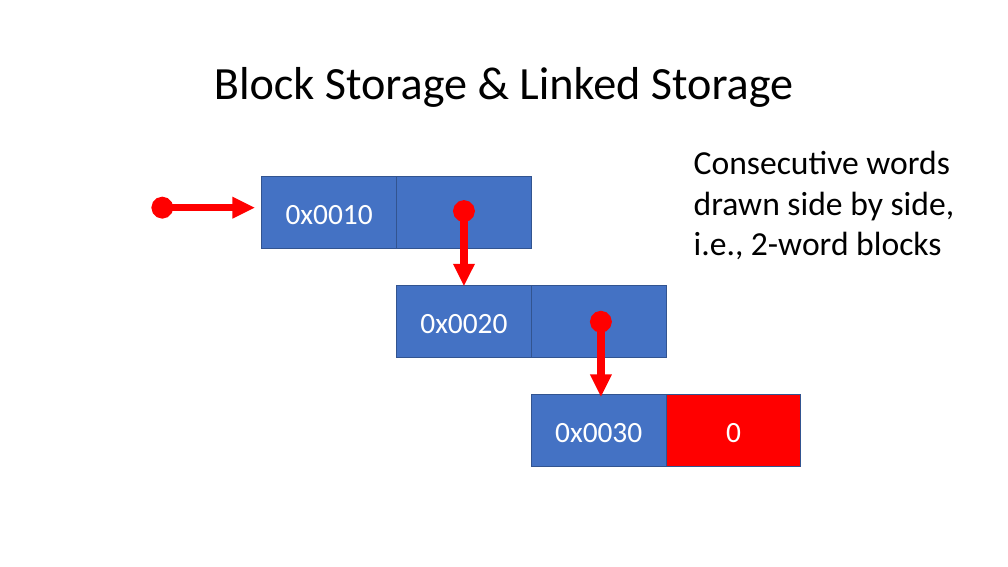
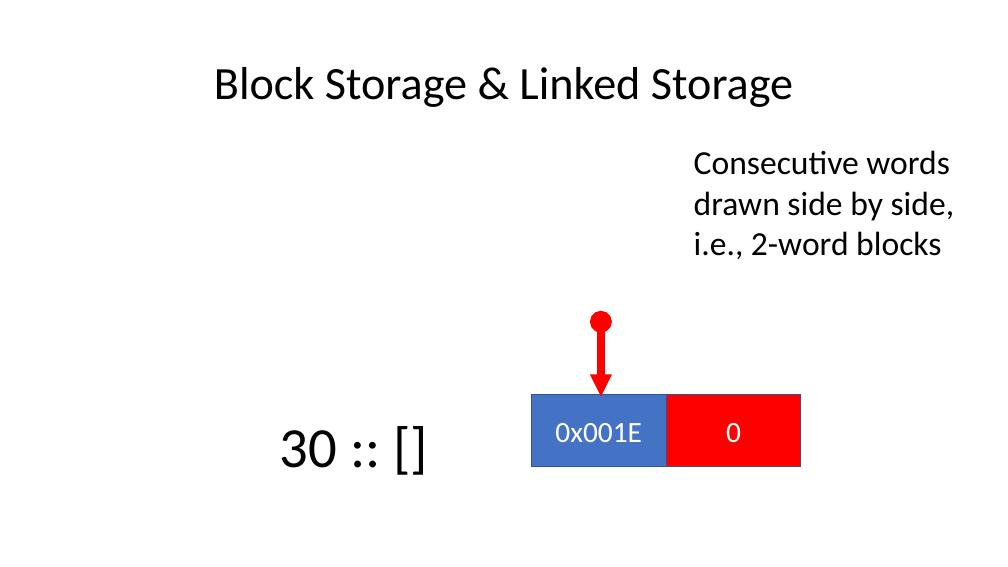
Before and after one commit to BC-CSCI1103/Week08, a slide deck: slide 25 of slides/SVMandMemory.pptx (slide 16 before the commit). Drawn at 1008x567 pixels with LibreOffice and Linux fonts; fonts in the diff are those of the drawing. Boxes give left, top, right and bottom in pixels: in the first picture for what was removed or moved away, otherwise in the second. Text is boxed around its words. In the diff, an @@ line names an element or a change of style, - is before the commit and + after.

Commit message:
update

```diff
--- a/slides/SVMandMemory.pptx
+++ b/slides/SVMandMemory.pptx
@@ rectangle removed at [262, 177, 396, 249] @@
-0x0010
@@ rectangle removed at [397, 177, 532, 249] @@
@@ double arrow removed from (163, 208) to (255, 208) @@
@@ double arrow removed from (464, 211) to (464, 286) @@
@@ text removed at [312, 285, 399, 316] @@
-0x0004
@@ rectangle removed at [397, 286, 532, 358] @@
-0x0020
@@ rectangle removed at [532, 286, 666, 358] @@
@@ text added at [280, 430, 337, 468], 54 pt, text #000000 @@
+30 :: []
@@ text in rectangle at [555, 423, 642, 442]: text changed @@
-0x0030
+0x001E
```
Also in this commit, not shown: 4 other slides changed, 17 slides added, 2 slides removed.
